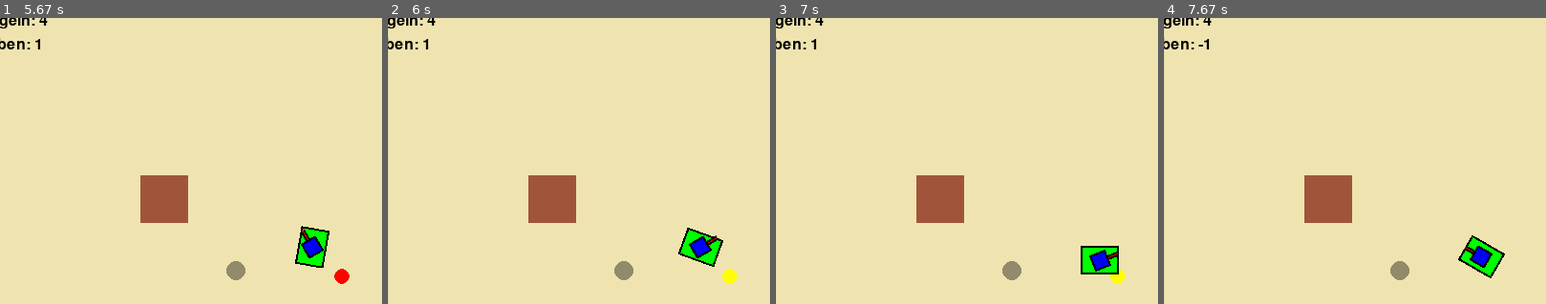
Above: before the commit, frames 1-4 (left to right).
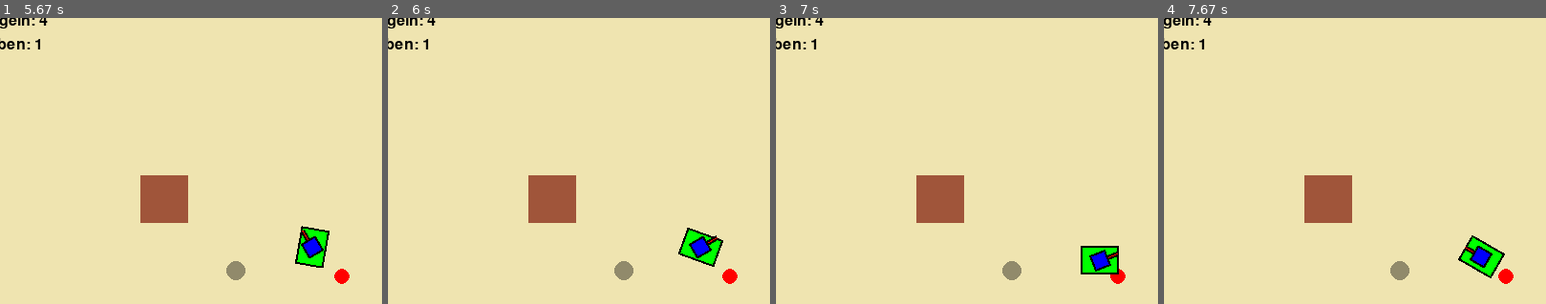
Above: after the commit, the same moments.

Repository: Keksfabrik-glitch/Panzerkiste
Game: pygame game, started from Main.py
Same seed, same stepped clock (60 frames per second), same inputs: the game is played once before the commit and once after it.
Inputs (mouse positions are % of the whole screen's width and height, from its top left):
- Up to frame 1 (5.67 s): tap Enter at 0.33 s; click "Leben: 1" at 0.72 s; hold W 1-1.47 s; move the mouse to (50, 38) at 1.03 s; hold D 1.5-1.97 s; move the mouse to (60, 48) at 1.53 s; hold A 2-2.53 s; move the mouse to (19, 49) at 2.03 s; hold S 2.57-2.87 s; move the mouse to (87, 57) at 2.6 s; hold A 2.9-3.3 s; move the mouse to (24, 9) at 2.93 s; tap Space at 3.33 s; hold W 3.67-4.03 s; move the mouse to (45, 51) at 3.7 s; hold D 4.07-4.7 s; move the mouse to (50, 42) at 4.1 s; hold S 4.73-5.1 s; move the mouse to (88, 58) at 4.77 s; hold A 5.13-5.6 s; move the mouse to (36, 20) at 5.17 s; hold D from 5.63 s (still down)
- Up to frame 2 (6 s): keep holding D; move the mouse to (70, 28) at 5.67 s
- Up to frame 3 (7 s): release D at 6.1 s; hold W 6.13-6.43 s; move the mouse to (85, 51) at 6.17 s; hold D 6.47-6.93 s; move the mouse to (81, 32) at 6.5 s; hold A from 6.97 s (still down)
- Up to frame 4 (7.67 s): move the mouse to (18, 40) at 7 s; release A at 7.5 s; hold S from 7.53 s (still down); move the mouse to (18, 25) at 7.57 s
The pictures show only the part of the screen within x 7-57%, y 6-56%; the shares and areas given below are measured in that part.

Frame 1 is identical in both runs. In frame 2, 0.2% of the frame differs, in the area x 87-92%, y 87-93%; in frame 3, 0.1%; in frame 4, 0.2%, in the area x 9-92%, y 7-93%.

Commit message:
Mienen Update Teil II/IV
Mienen gehen hoch, wenn der Ersteller:
a: Nach 4 Sekunden noch in dem Bereich ist;
b: Der Ersteller aus dem Bereich raus und dann wieder rein fährt

[alt:]
Abgeschossen werden

+ Mienen explodieren von sich aus erst nach 15 Sekunden, da mit den vielen früheren hochgeh Varieanten die Notwendigkeit nach schnellem hochgehen nicht da ist und man es jetzt besser Kontrollieren kann. Der Kontrast ist jetzt auch stärker.

Nächstes [Mienen] Update(Teil III):
Wenn eine Miene neben einer anderen Explodiert, explodiert diese mit.

Nach dem Feindpanzer Update(Mienen Update Teil IV):
Check nach collidierung im Bereich nicht nur vom Spieler, sondern auch von anderen Panzern.

[Notiz: Wenn die Feindpanzer von Anfang an auch in der Miene sind, diese behandeln wie den Ersteller]

Diff:
--- a/panzer.py
+++ b/panzer.py
@@ -41,7 +41,7 @@
         self.nachladezeit = 3
         self.letzterSchuss = 0
         self.letzterEinzelschuss = 0
-        self.mieneZeit = 7
+        self.mieneZeit = 15
         self.mienenAnzahl = -1
         self.letzte_mine_zeit = -2000
         self.mine_cooldown = 5
@@ -311,10 +311,13 @@
         super().__init__()
         self.pos = pos
         self.gelegt = jetzt
-        self.ErstellerID = ID
         self.ZeitBisEx = mieneZeit
         self.explosionsRadius = explosionsRadius
+        self.ErstellerID = ID
+        self.ErstellerLastIn = self.ZeitBisEx - jetzt/1000
+        self.toleranz = 0.25
         self.early = False
+
         #self.mienenPos.append({'pos': pos, 'gelegt': jetzt,"von":self.ID, "early":False})
     def update(self):
         jetzt = pygame.time.get_ticks()
@@ -366,12 +369,20 @@
                     pygame.draw.circle(explosions_sprite.image, (255, 0, 0, 128), (radius, radius), radius)
                     explosions_sprite.rect = explosions_sprite.image.get_rect(center=(self.pos.x, self.pos.y))
                     explosions_sprite.mask = pygame.mask.from_surface(explosions_sprite.image)
-                    offset = (player.rect.left - explosions_sprite.rect.left,player.rect.top - explosions_sprite.rect.top)
+                    offset = (player.rect.left - explosions_sprite.rect.left,player.rect.top - explosions_sprite.rect.top) # NUR SPIELER. ANDERE PANZER MÜSSEN AUCH
                     if explosions_sprite.mask.overlap(player.mask, offset):
-                        if rest <= 5: #Ersetzten mit: Wenn ersteller Spieler nahe nach ein paar sekunden hoch, sonst immer direkt nach den zwei sekunden
+                        if player.ID == self.ErstellerID:
+                            if self.ErstellerLastIn - rest >= self.toleranz:
+                                self.early = True
+                                self.gelegt += (2 - rest)*1000  # Gelegte Zeit manipulieren, dass es so war das jetzt nur noch 2 Sekunden verbleibend sind
+
+                            self.ErstellerLastIn = rest
+                            if rest <= 4: #4 Sekunden zum rausgehen
+                                self.early = True
+                                self.gelegt += (2 - rest)*1000  # Gelegte Zeit manipulieren, dass es so war das jetzt nur noch 2 Sekunden verbleibend sind
+                        else: # Nicht der Leger, also auch keine Vorteile
                             self.early = True
                             self.gelegt += (2 - rest)*1000  # Gelegte Zeit manipulieren, dass es so war das jetzt nur noch 2 Sekunden verbleibend sind
-
             pygame.draw.circle(screen, farbe, (int(self.pos.x), int(self.pos.y)), 8)
 
 def Main(screen = None):
